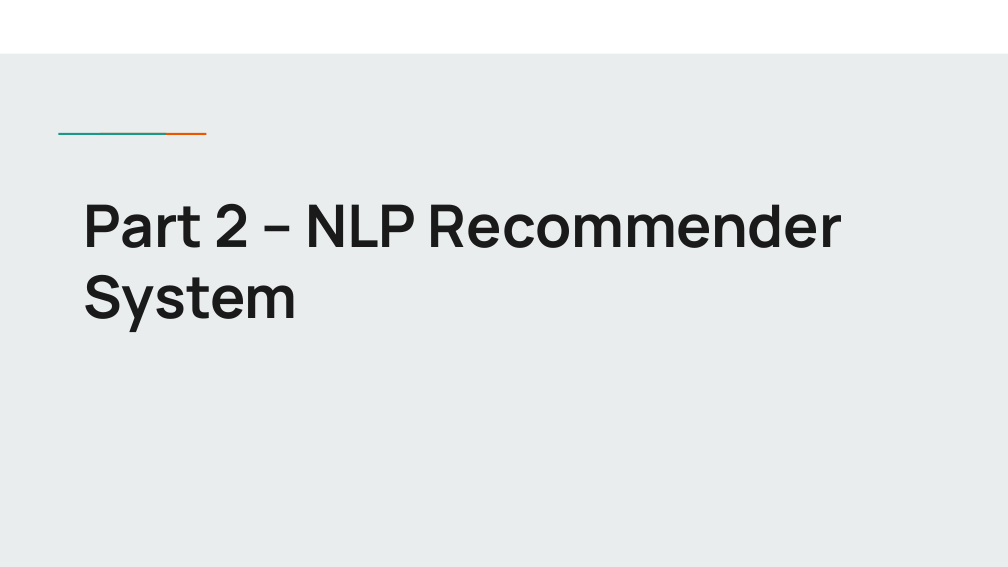
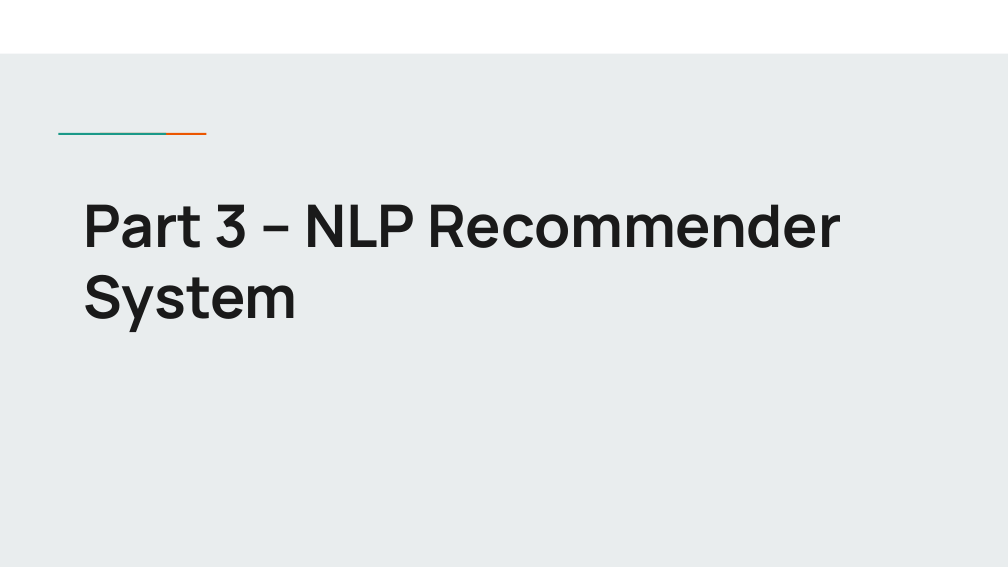
Before and after one commit to matthewshawnkehoe/Data-Science-Projects, a slide deck: slide 16 of Capstone Projects/Final_Capstone_NLP_Search_Recommendation/Recommender_System_Trip_Advisor.pptx (slide 9 before the commit). Drawn at 1008x567 pixels with LibreOffice and Linux fonts; fonts in the diff are those of the drawing. Boxes give left, top, right and bottom in pixels: in the first picture for what was removed or moved away, otherwise in the second. Text is boxed around its words. In the diff, an @@ line names an element or a change of style, - is before the commit and + after.

```diff
--- a/Capstone Projects/Final_Capstone_NLP_Search_Recommendation/Recommender_System_Trip_Advisor.pptx
+++ b/Capstone Projects/Final_Capstone_NLP_Search_Recommendation/Recommender_System_Trip_Advisor.pptx
@@ title at box(83, 204, 842, 332): text changed @@
-Part 2 – NLP Recommender System
+Part 3 – NLP Recommender System
```
Also in this commit, not shown: 1 other slide changed, 5 slides added.
